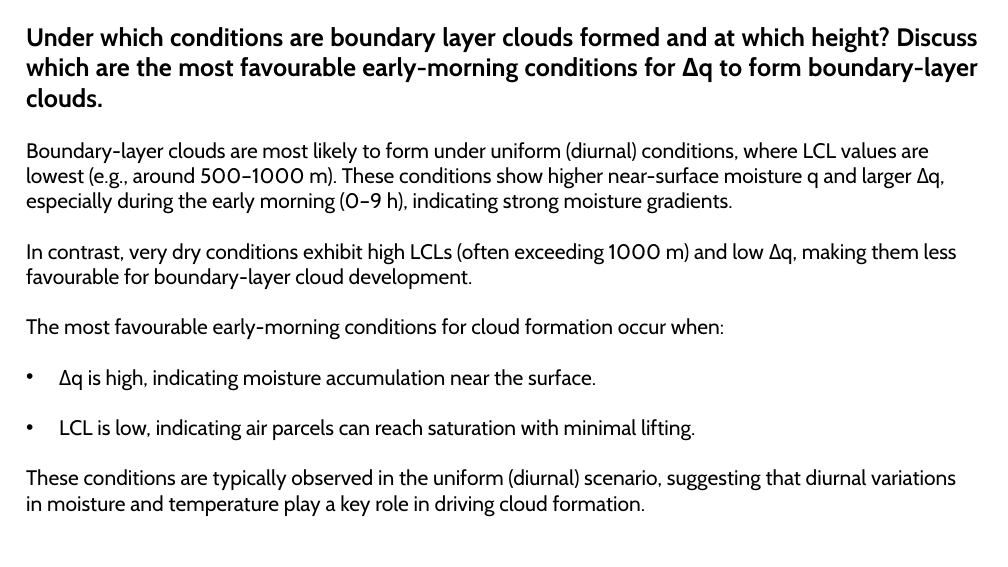
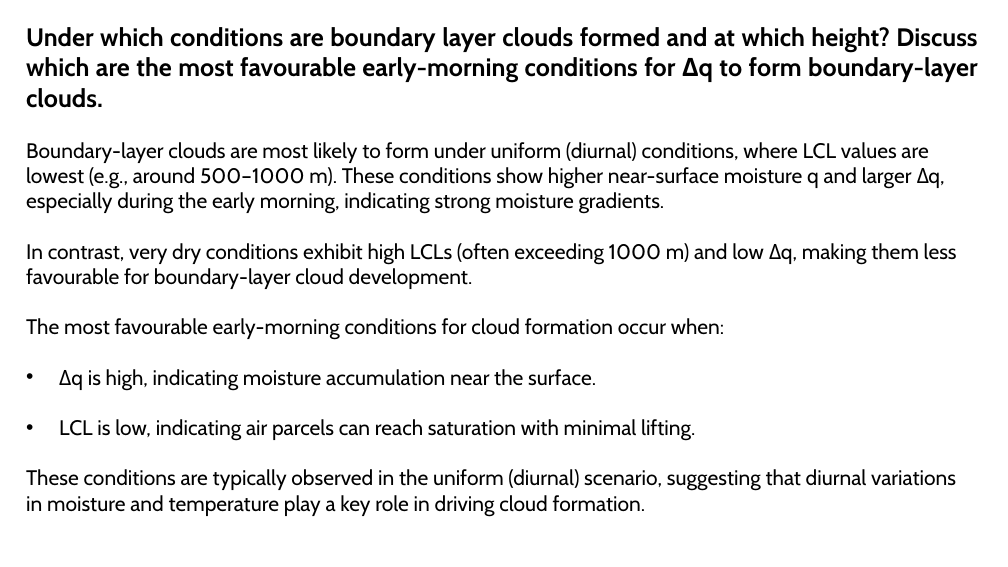
Before and after one commit to nadezsha/MSc---Applied-Meteorology-and-Environmental-Physics, a slide deck: slide 20 of Atmospheric Simulations/Reports/CLASS_Simulations/MoistureBudget/Moisture_Budget_presentation.pptx. Drawn at 1008x567 pixels with LibreOffice and Linux fonts; fonts in the diff are those of the drawing; background and template pictures are left out. Boxes give left, top, right and bottom in pixels: in the first picture for what was removed or moved away, otherwise in the second. Text is boxed around its words. In the diff, an @@ line names an element or a change of style, - is before the commit and + after.

Commit message:
final presentation

```diff
--- a/Atmospheric Simulations/Reports/CLASS_Simulations/MoistureBudget/Moisture_Budget_presentation.pptx
+++ b/Atmospheric Simulations/Reports/CLASS_Simulations/MoistureBudget/Moisture_Budget_presentation.pptx
@@ text at (26,142,928,214): text changed @@
-Boundary-layer clouds are most likely to form under uniform (diurnal) conditions, where LCL values are lowest (e.g., around 500–1000 m). These conditions show higher near-surface moisture q and larger Δq, especially during the early morning (0–9 h), indicating strong moisture gradients.
+Boundary-layer clouds are most likely to form under uniform (diurnal) conditions, where LCL values are lowest (e.g., around 500–1000 m). These conditions show higher near-surface moisture q and larger Δq, especially during the early morning, indicating strong moisture gradients.
```
Also in this commit, not shown: 1 other slide changed, 1 slide added.
